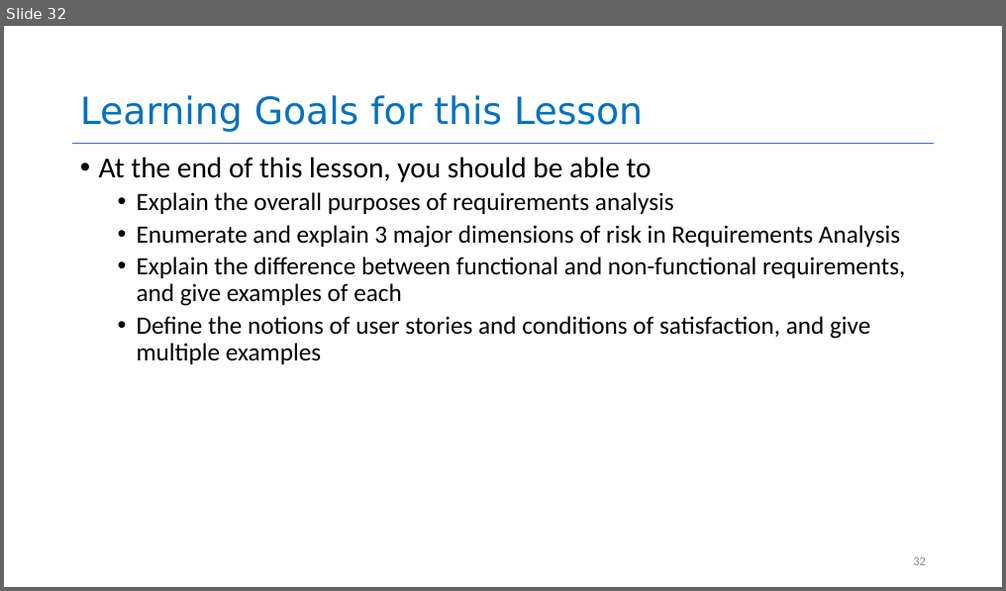
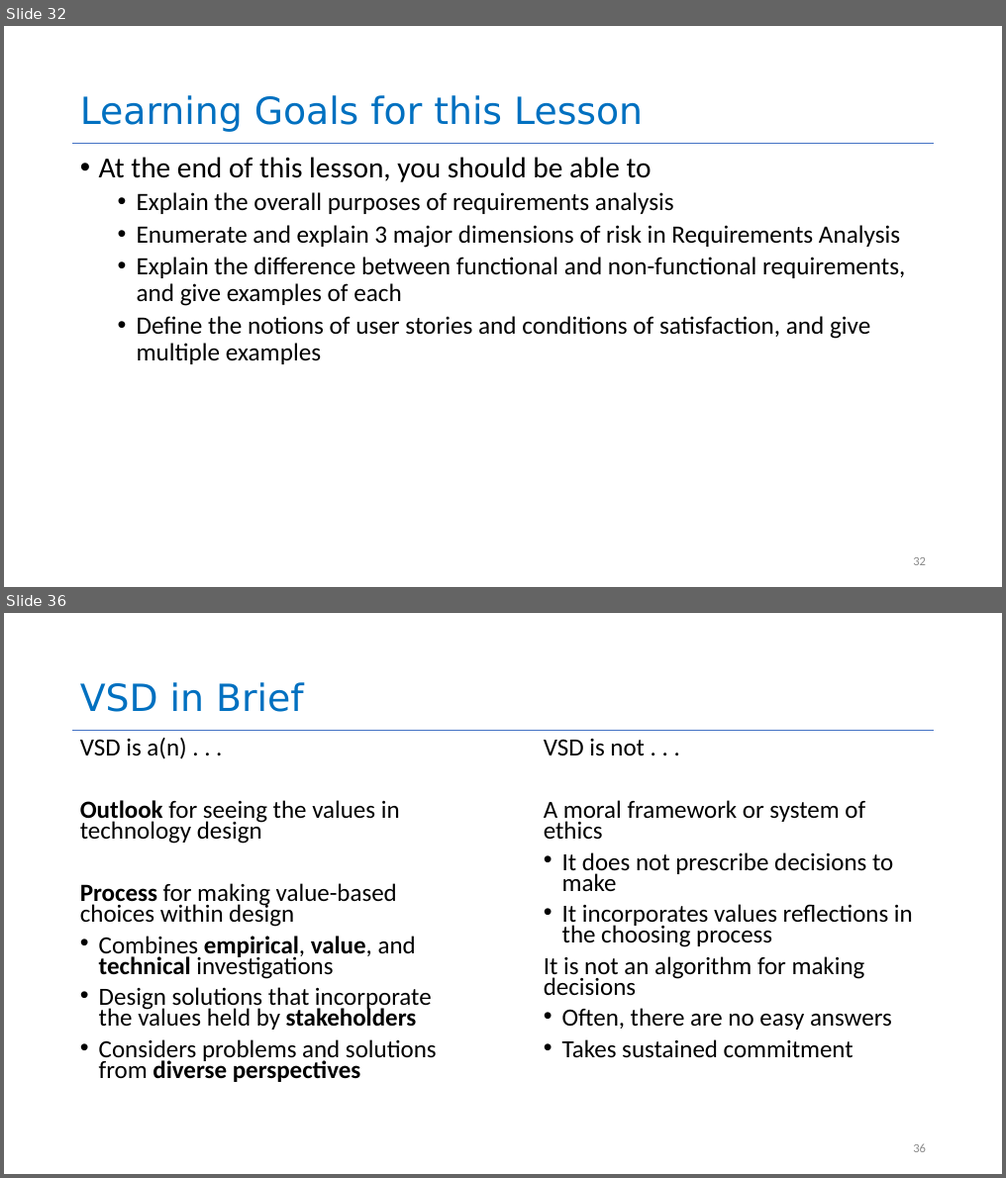
Before and after one commit to yashburshe/CS4530-Fall-2025, a slide deck: Slides/Module 01.2 Requirements Gathering.pptx. Shown one above the other, each under a label of ours: slide 32 before the commit, slides 32 and 36 after it; the slides between them are not shown. The pictures are 1006x591 and 1006x1178 pixels, drawn with LibreOffice and Linux fonts; fonts in the diff are those of the drawing. Boxes give left, top, right and bottom in pixels: in the first picture for what was removed or moved away, otherwise in the second. Text is boxed around its words. In the diff, an @@ line names an element or a change of style, - is before the commit and + after.

```diff
--- a/Slides/Module 01.2 Requirements Gathering.pptx
+++ b/Slides/Module 01.2 Requirements Gathering.pptx
@@ slide 36 added at [4,613,1002,1174], background #FFFFFF; not listed: 1 template element that a slide beside it also shows @@
@@ title added at [80,682,303,712], 36 pt, text #0070C0 @@
+VSD in Brief
@@ text added at [80,738,437,1082], 23.8 pt, text #000000 @@
+VSD is a(n) . . .
+Outlook for seeing the values in technology design
+Process for making value-based choices within design
+• Combines empirical, value, and technical investigations
+• Design solutions that incorporate the values held by stakeholders
+• Considers problems and solutions from diverse perspectives
@@ text added at [544,739,913,1059], 23.8 pt, text #000000 @@
+VSD is not . . .
+A moral framework or system of ethics
+• It does not prescribe decisions to make
+• It incorporates values reflections in the choosing process
+It is not an algorithm for making decisions
+• Often, there are no easy answers
+• Takes sustained commitment
@@ page number added at [913,1144,926,1153], 12 pt, text #8C8C8C @@
+36
```
Also in this commit, not shown: 10 other slides added, 1 other file.
